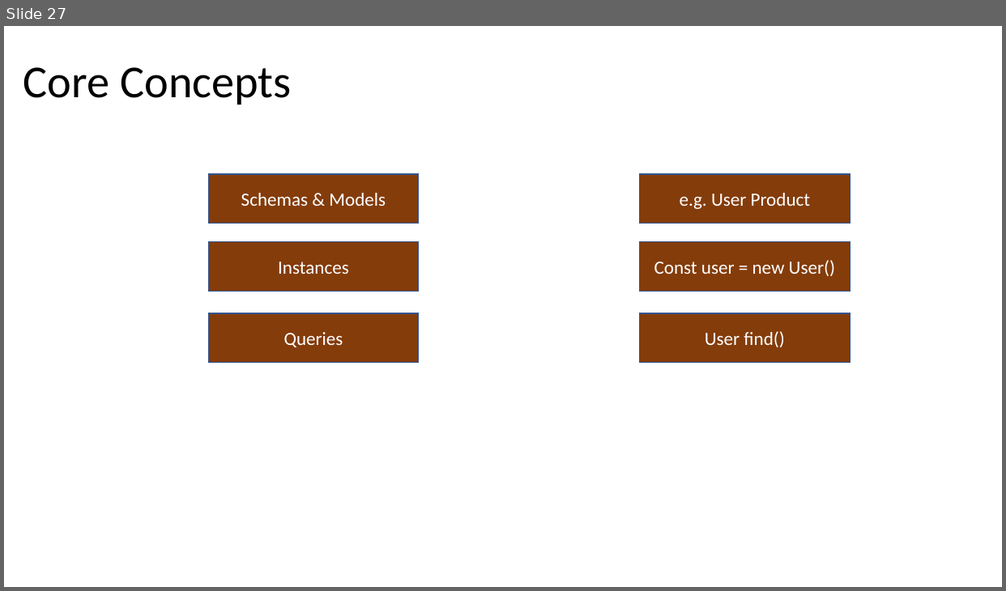
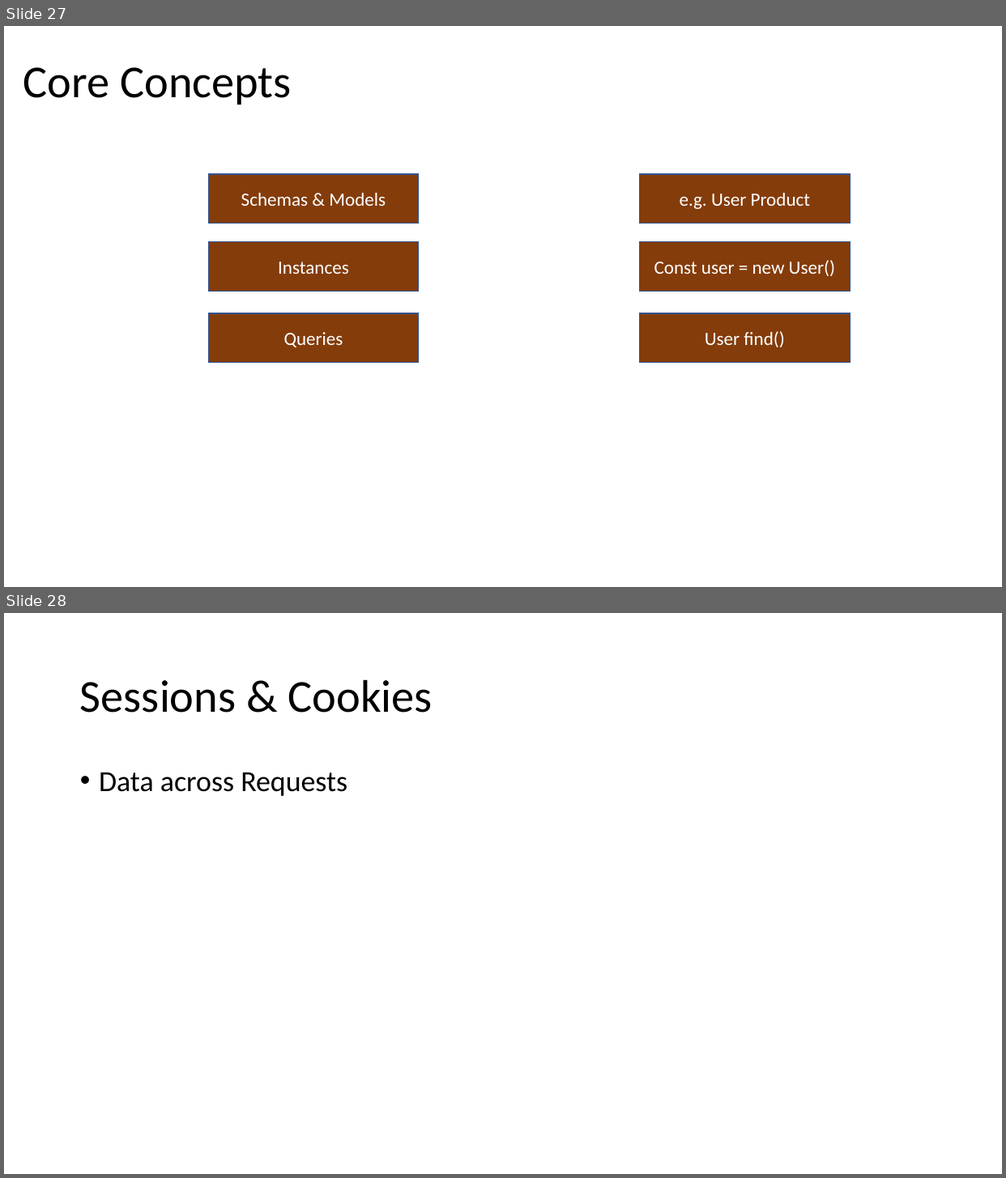
Before and after one commit to PiyushChaturvedii/Batch04, a slide deck: Database.pptx. Shown one above the other, each under a label of ours: slide 27 before the commit, slides 27 and 28 after it. The pictures are 1006x591 and 1006x1178 pixels, drawn with LibreOffice and Linux fonts; fonts in the diff are those of the drawing. Boxes give left, top, right and bottom in pixels: in the first picture for what was removed or moved away, otherwise in the second. Text is boxed around its words. In the diff, an @@ line names an element or a change of style, - is before the commit and + after.

Commit message:
cookies

```diff
--- a/Database.pptx
+++ b/Database.pptx
@@ slide 28 added at [4,613,1002,1174], background #FFFFFF @@
@@ title added at [80,679,432,713], 44 pt, text #000000 @@
+Sessions & Cookies
@@ text added at [99,773,347,796], 28 pt, text #000000 @@
+• Data across Requests
```
Also in this commit, not shown: 3 other slides added, 34 other files.
